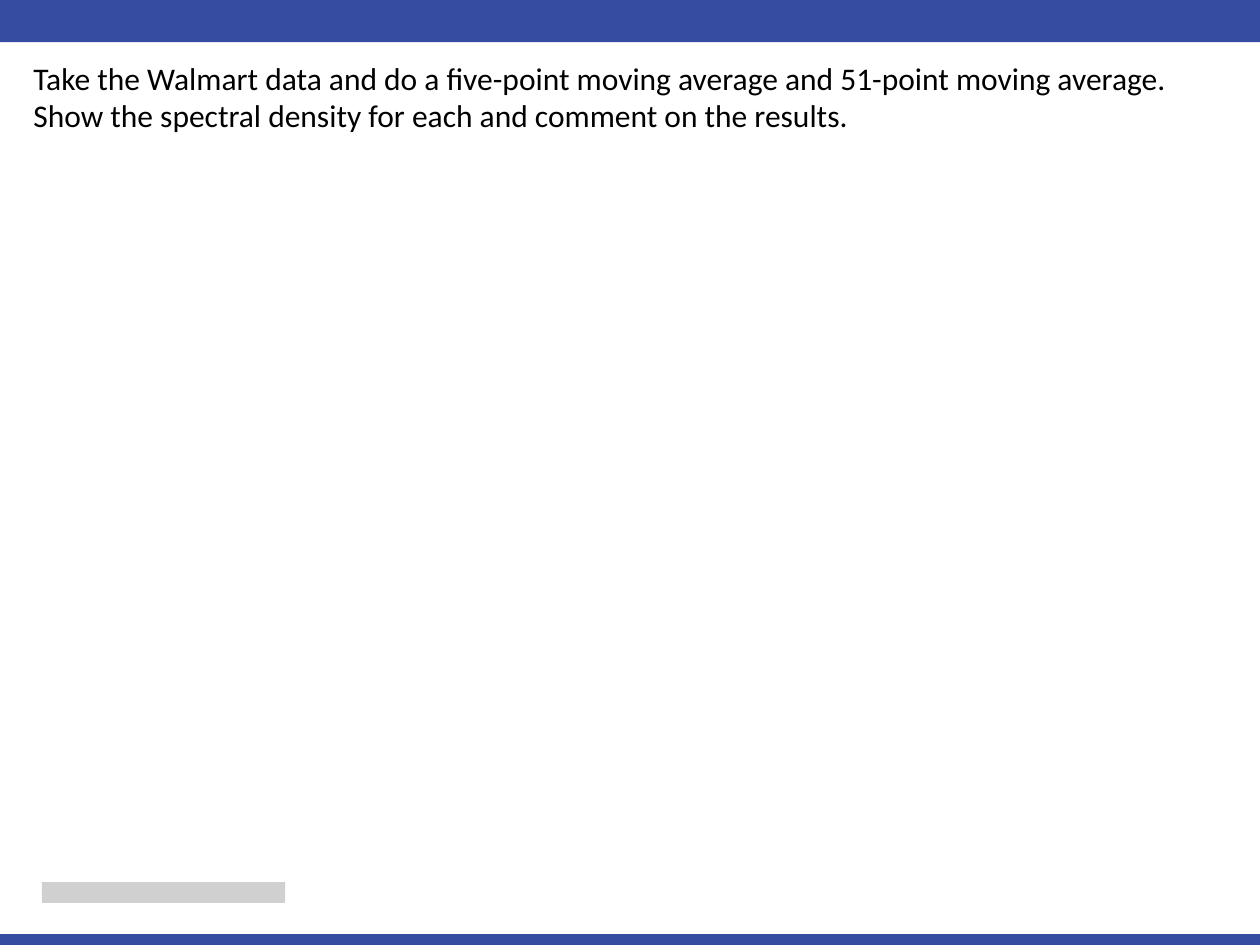
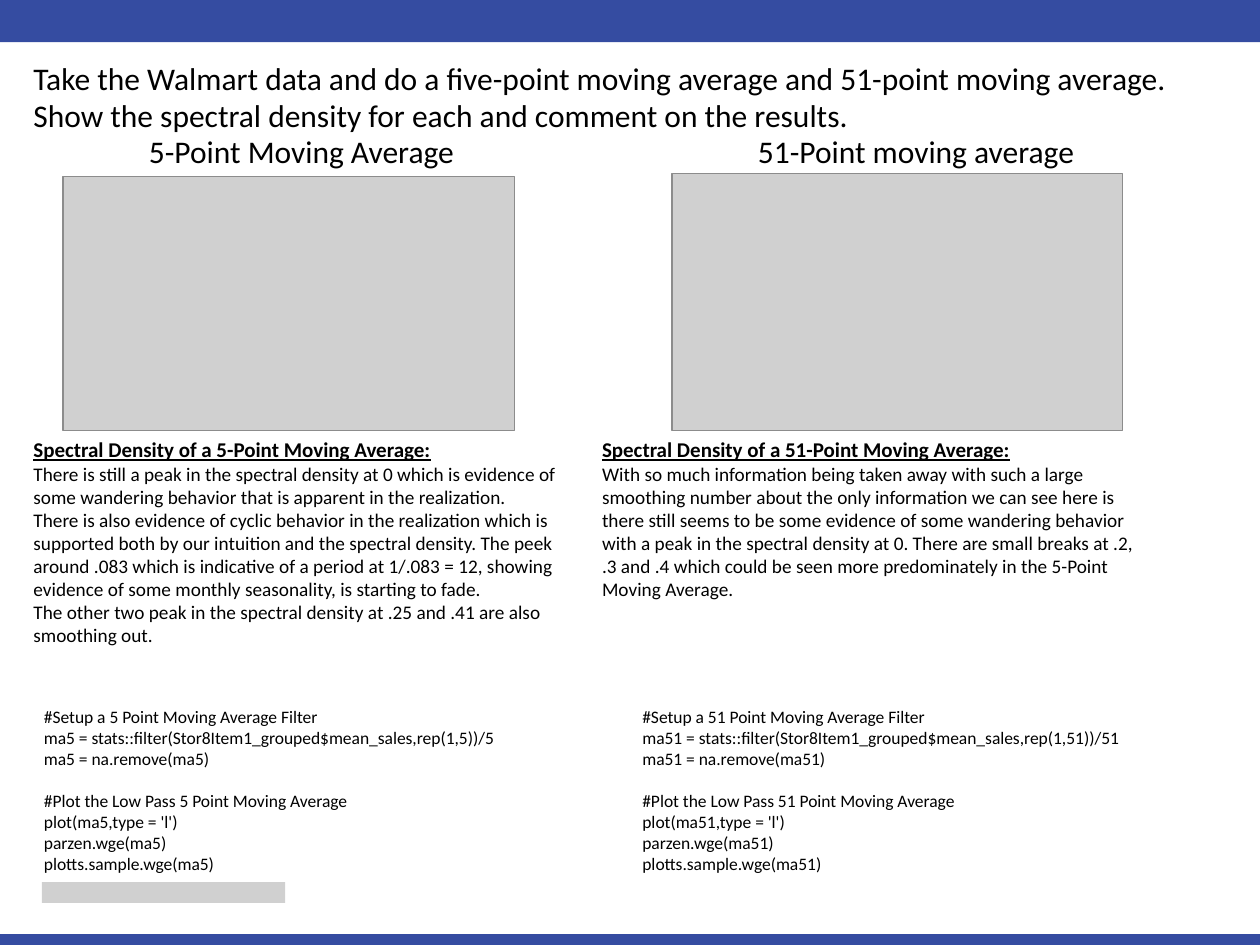
Before and after one commit to cmadding/MSDS6373, a slide deck: slide 4 of Unit03/Chad_Madding_Unit 3 For Live Session.pptx. Drawn at 1260x945 pixels with LibreOffice and Linux fonts; fonts in the diff are those of the drawing; grey boxes stand for pictures. Boxes give left, top, right and bottom in pixels: in the first picture for what was removed or moved away, otherwise in the second. Text is boxed around its words. In the diff, an @@ line names an element or a change of style, - is before the commit and + after.

```diff
--- a/Unit03/Chad_Madding_Unit 3 For Live Session.pptx
+++ b/Unit03/Chad_Madding_Unit 3 For Live Session.pptx
@@ text added at <box>149,141,454,169</box>, 18 pt, text #000000 @@
+5-Point Moving Average
@@ text added at <box>758,141,1074,169</box>, 18 pt, text #000000 @@
+51-Point moving average
@@ picture added at <box>63,176,514,431</box> @@
@@ picture added at <box>672,174,1121,431</box> @@
@@ text added at <box>33,442,555,646</box>, 11 pt, text #000000 @@
+Spectral Density of a 5-Point Moving Average:
+There is still a peak in the spectral density at 0 which is evidence of some wandering behavior that is apparent in the realization.
+There is also evidence of cyclic behavior in the realization which is supported both by our intuition and the spectral density. The peek around .083 which is indicative of a period at 1/.083 = 12, showing evidence of some monthly seasonality, is starting to fade.
+The other two peak in the spectral density at .25 and .41 are also smoothing out.
@@ text added at <box>602,442,1132,600</box>, 11 pt, text #000000 @@
+Spectral Density of a 51-Point Moving Average:
+With so much information being taken away with such a large smoothing number about the only information we can see here is there still seems to be some evidence of some wandering behavior with a peak in the spectral density at 0. There are small breaks at .2, .3 and .4 which could be seen more predominately in the 5-Point Moving Average.
@@ text added at <box>44,711,494,873</box>, 10 pt, text #000000 @@
+#Setup a 5 Point Moving Average Filter
+ma5 = stats::filter(Stor8Item1_grouped$mean_sales,rep(1,5))/5
+ma5 = na.remove(ma5)
+#Plot the Low Pass 5 Point Moving Average
+plot(ma5,type = 'l')
+parzen.wge(ma5)
+plotts.sample.wge(ma5)
@@ text added at <box>642,711,1119,873</box>, 10 pt, text #000000 @@
+#Setup a 51 Point Moving Average Filter
+ma51 = stats::filter(Stor8Item1_grouped$mean_sales,rep(1,51))/51
+ma51 = na.remove(ma51)
+#Plot the Low Pass 51 Point Moving Average
+plot(ma51,type = 'l')
+parzen.wge(ma51)
+plotts.sample.wge(ma51)
```
Also in this commit, not shown: 3 other slides changed, 1 other file.
